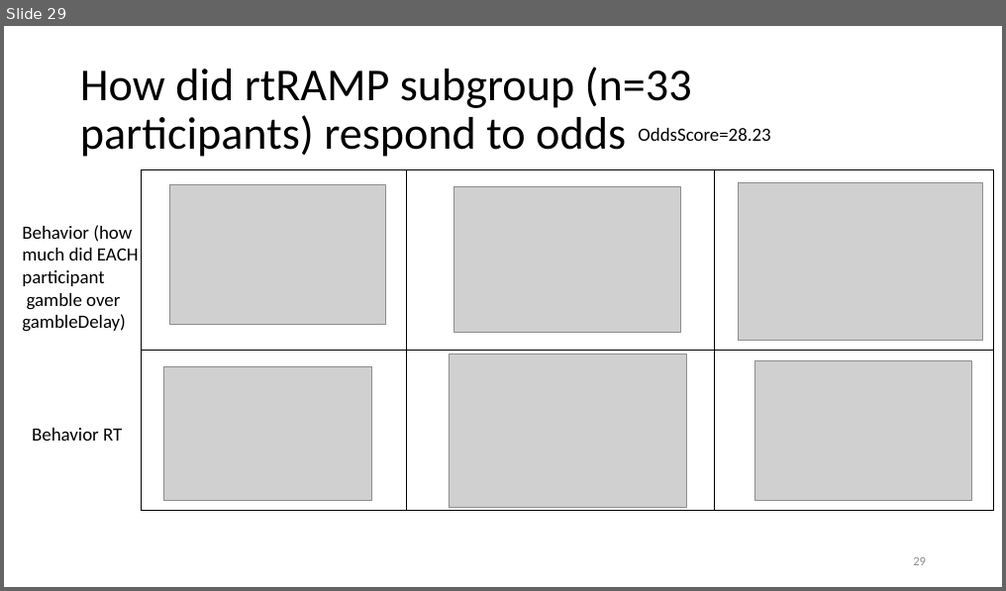
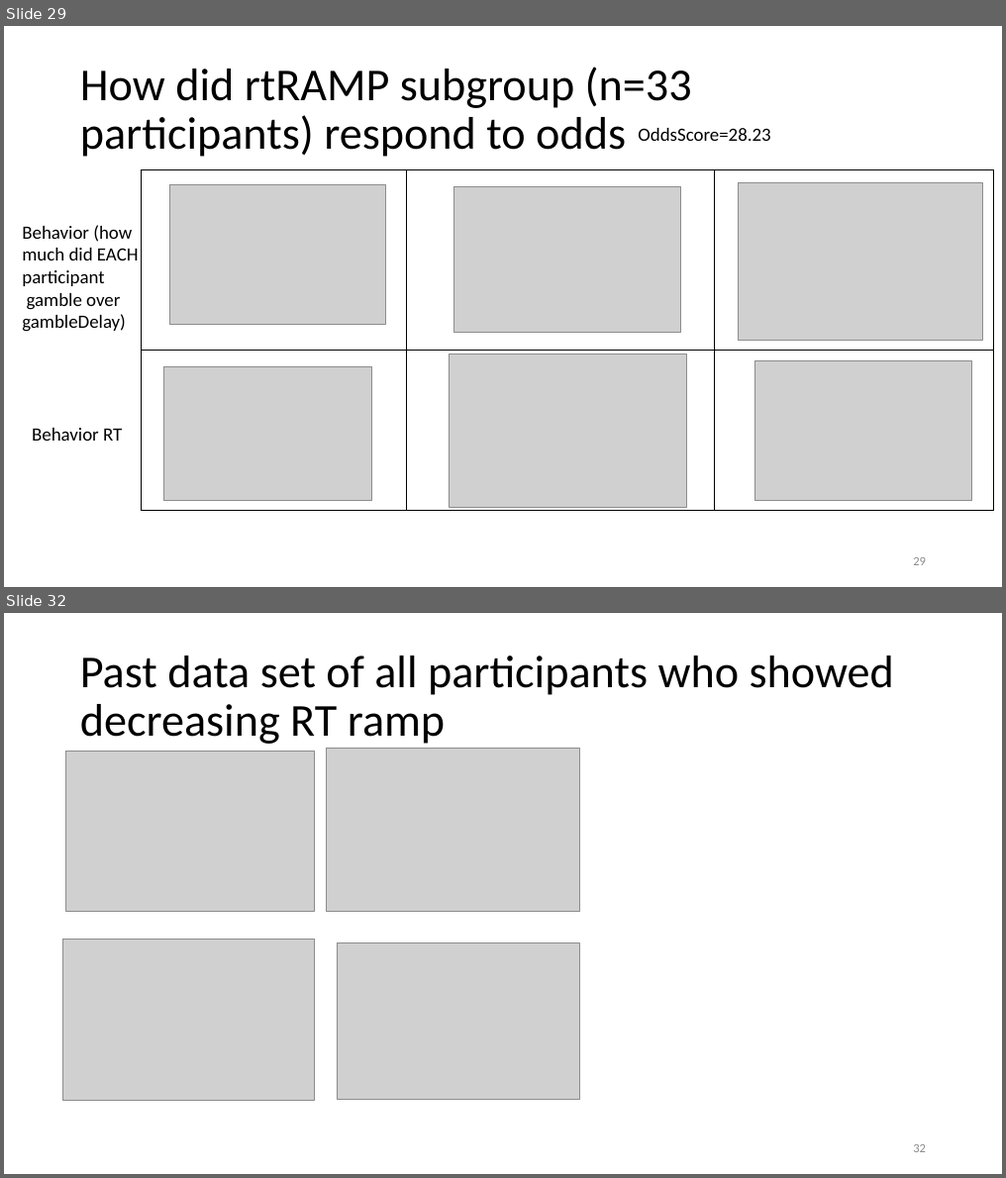
Before and after one commit to gpagnier/rampAnalysis, a slide deck: RampV02Presentation.pptx. Shown one above the other, each under a label of ours: slide 29 before the commit, slides 29 and 32 after it; the slides between them are not shown. The pictures are 1006x591 and 1006x1178 pixels, drawn with LibreOffice and Linux fonts; fonts in the diff are those of the drawing; grey boxes stand for pictures. Boxes give left, top, right and bottom in pixels: in the first picture for what was removed or moved away, otherwise in the second. Text is boxed around its words. In the diff, an @@ line names an element or a change of style, - is before the commit and + after.

```diff
--- a/RampV02Presentation.pptx
+++ b/RampV02Presentation.pptx
@@ slide 32 added at <box>4,613,1002,1174</box>, background #FFFFFF @@
@@ title added at <box>80,656,894,744</box>, 44 pt, text #000000 @@
+Past data set of all participants who showed decreasing RT ramp
@@ picture added at <box>65,752,314,912</box> @@
@@ picture added at <box>327,749,580,912</box> @@
@@ picture added at <box>63,940,315,1101</box> @@
@@ picture added at <box>337,943,580,1100</box> @@
@@ page number added at <box>913,1145,926,1153</box>, 12 pt, text #8C8C8C @@
+32
```
Also in this commit, not shown: 1 slide changed, 2 other slides added, 2 other files.
